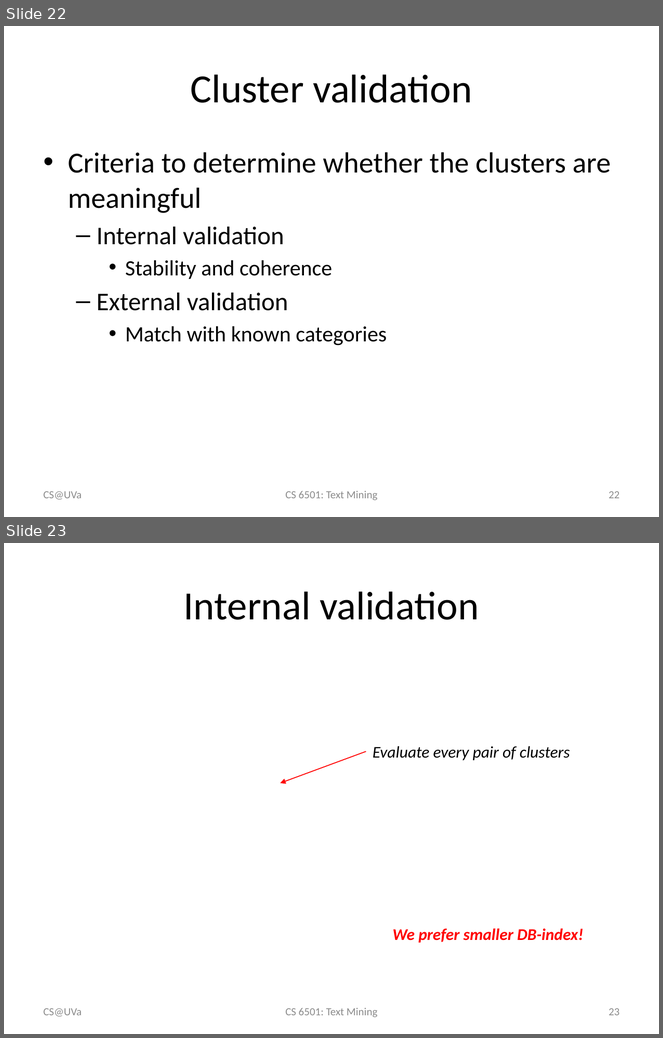
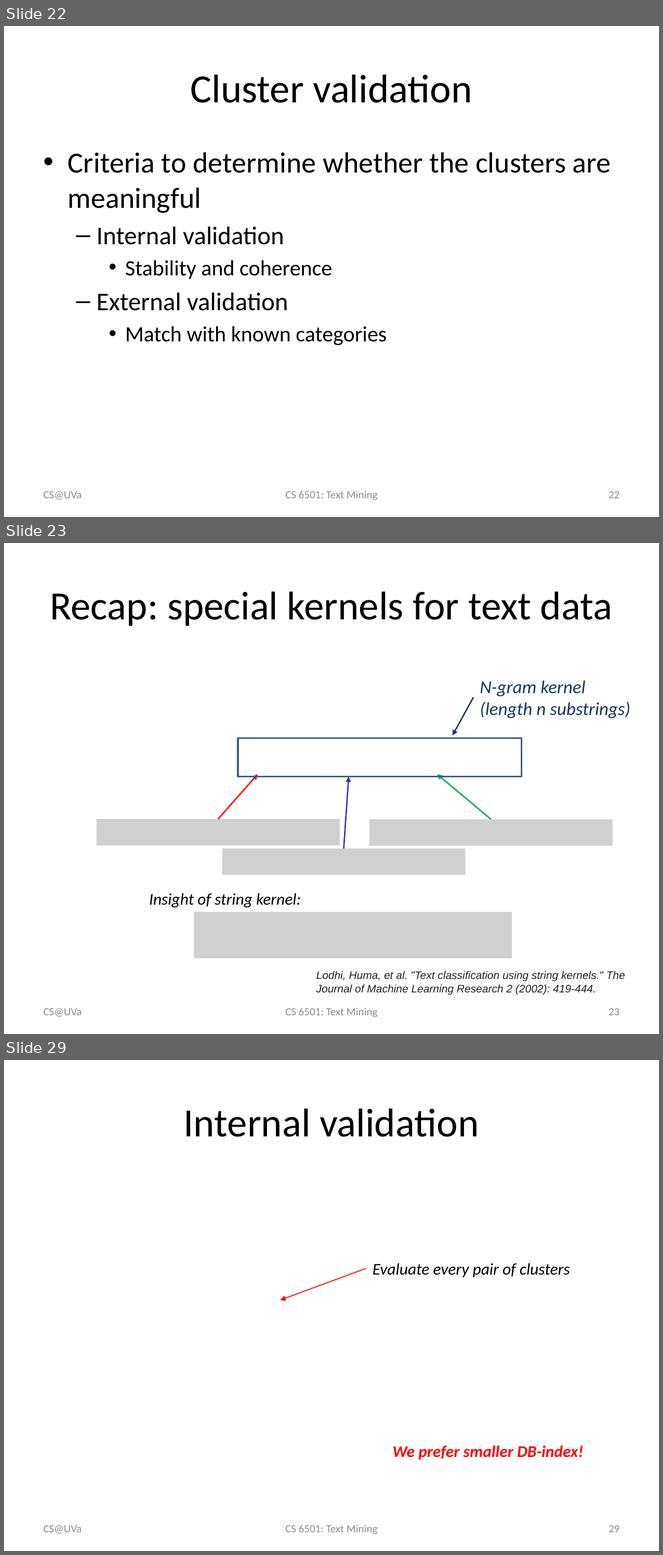
Before and after one commit to wang296/CS6501-Text-Mining, a slide deck: docs/TextClustering.pptx. Shown one above the other, each under a label of ours: slides 22 and 23 before the commit, slides 22, 23 and 29 after it; the slides between them are not shown. The pictures are 663x1038 and 663x1555 pixels, drawn with LibreOffice and Linux fonts; fonts in the diff are those of the drawing; grey boxes stand for pictures. Boxes give left, top, right and bottom in pixels: in the first picture for what was removed or moved away, otherwise in the second. Text is boxed around its words. In the diff, an @@ line names an element or a change of style, - is before the commit and + after.

```diff
--- a/docs/TextClustering.pptx
+++ b/docs/TextClustering.pptx
@@ slide 23 added at (4,543,659,1034), background #FFFFFF @@
@@ title added at (50,591,612,626), 44 pt, text #000000 @@
+Recap: special kernels for text data
@@ text added at (480,680,631,718), 20 pt, text #17375E, italic @@
+N-gram kernel (length n substrings)
@@ arrow added from (474, 697) to (453, 735), #17375E 1.5 pt @@
@@ rectangle added at (238,738,521,777), outline #3A5F8C 2 pt @@
@@ arrow added from (218, 820) to (258, 774), #FF0000 1.5 pt @@
@@ arrow added from (491, 820) to (437, 774), #00B050 1.5 pt @@
@@ arrow added from (344, 849) to (349, 777), #3333CC 1.5 pt @@
@@ picture added at (97,820,339,846) @@
@@ picture added at (370,820,613,846) @@
@@ picture added at (222,849,465,875) @@
@@ text added at (149,893,301,908), 18 pt, text #000000, italic @@
+Insight of string kernel:
@@ picture added at (194,913,513,959) @@
@@ text added at (317,971,625,995), 12 pt, text #222222, italic @@
+Lodhi, Huma, et al. "Text classification using string kernels." The Journal of Machine Learning Research 2 (2002): 419-444.
@@ text added at (44,1008,82,1017), 12 pt, text #8C8C8C @@
+CS@UVa
@@ text added at (285,1008,377,1018), 12 pt, text #8C8C8C @@
+CS 6501: Text Mining
@@ page number added at (609,1008,620,1016), 12 pt, text #8C8C8C @@
+23
@@ what was slide 23 is now slide 29 @@
@@ page number at (609,1525,620,1533): text changed @@
-23
+29
```
Also in this commit, not shown: 3 slides changed, 5 other slides added, 6 other files.
